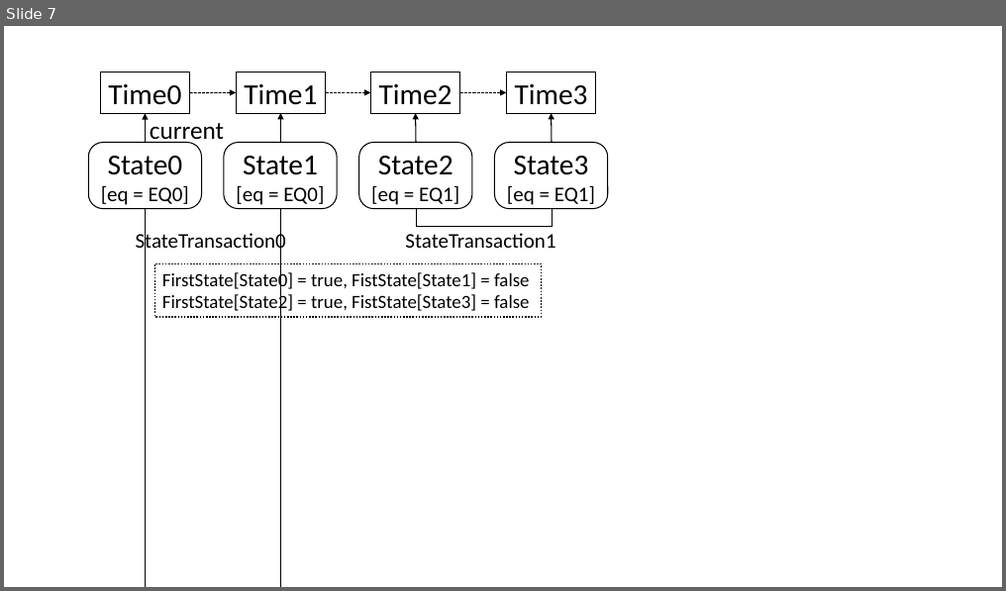
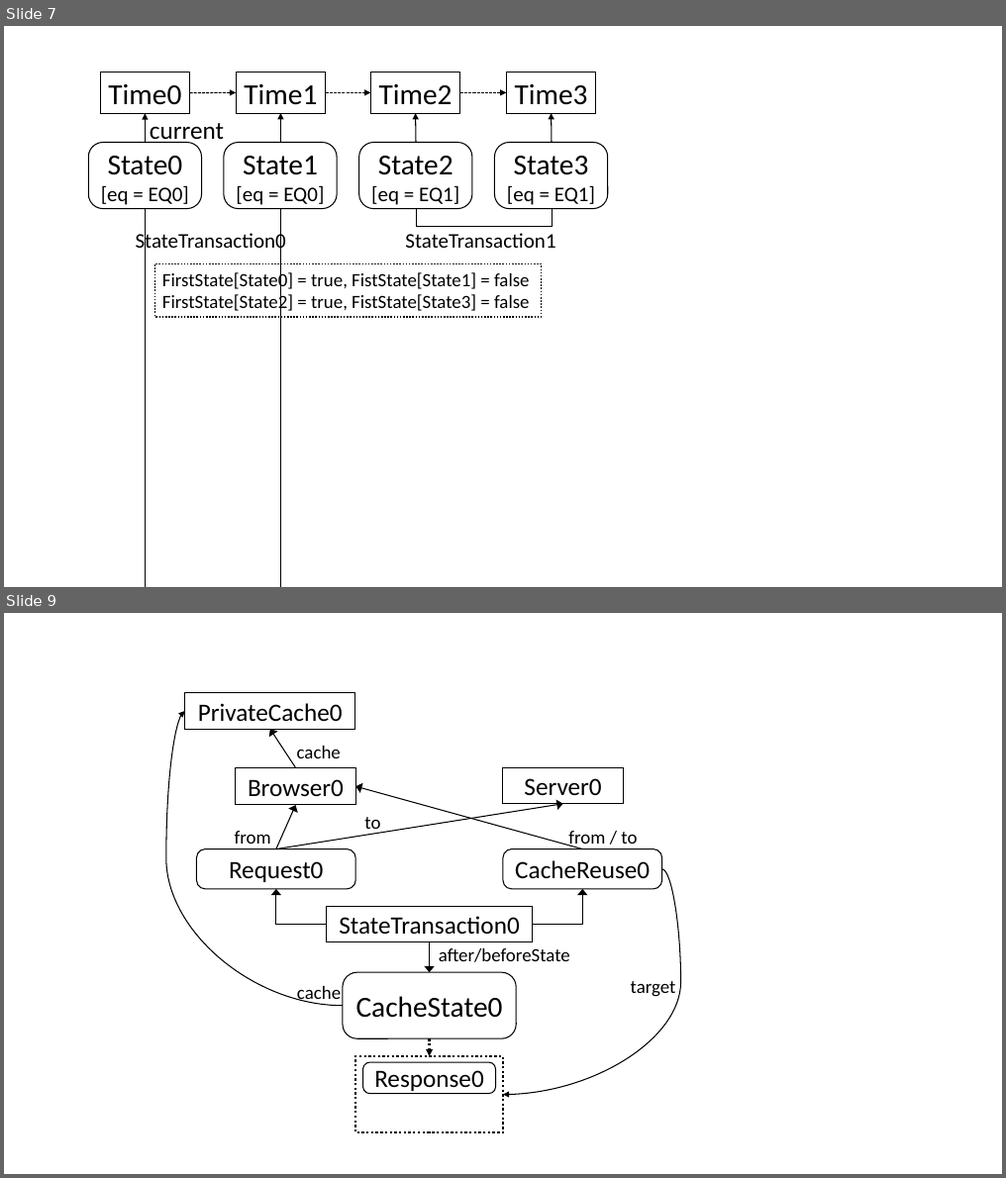
Before and after one commit to simahell/Master-Thesis, a slide deck: fig/fig.pptx. Shown one above the other, each under a label of ours: slide 7 before the commit, slides 7 and 9 after it; the slides between them are not shown. The pictures are 1006x591 and 1006x1178 pixels, drawn with LibreOffice and Linux fonts; fonts in the diff are those of the drawing. Boxes give left, top, right and bottom in pixels: in the first picture for what was removed or moved away, otherwise in the second. Text is boxed around its words. In the diff, an @@ line names an element or a change of style, - is before the commit and + after.

```diff
--- a/fig/fig.pptx
+++ b/fig/fig.pptx
@@ slide 9 added at [4, 613, 1002, 1174], background #FFFFFF @@
@@ rectangle added at [164, 693, 684, 1134], fill #FFFFFF, outline #FFFFFF 1 pt @@
@@ rectangle added at [185, 693, 355, 729], outline #000000 1 pt, 24 pt, text #000000 @@
+PrivateCache0
@@ curved arrow added from (343, 1006) to (185, 711), #000000 1 pt @@
@@ arrow added from (296, 768) to (269, 729), #000000 1 pt @@
@@ text added at [297, 746, 341, 759], 18 pt, text #000000 @@
+cache
@@ rectangle added at [236, 768, 355, 805], outline #000000 1 pt, 24 pt, text #000000 @@
+Browser0
@@ arrow added from (583, 850) to (355, 786), #000000 1 pt @@
@@ rectangle added at [503, 768, 623, 804], outline #000000 1 pt, 24 pt, text #000000 @@
+Server0
@@ arrow added from (276, 850) to (563, 804), #000000 1 pt @@
@@ arrow added from (276, 850) to (296, 805), #000000 1 pt @@
@@ text added at [364, 817, 380, 835], 18 pt, text #000000 @@
+to
@@ rounded rectangle added at [196, 850, 355, 889], outline #000000 1 pt, 24 pt, text #000000 @@
+Request0
@@ text added at [235, 831, 271, 844], 18 pt, text #000000 @@
+from
@@ rounded rectangle added at [503, 850, 662, 889], outline #000000 1 pt, 24 pt, text #000000 @@
+CacheReuse0
@@ text added at [568, 831, 637, 849], 18 pt, text #000000 @@
+from / to
@@ curved arrow added from (662, 869) to (503, 1095), #000000 1 pt @@
@@ elbow arrow added from (327, 925) to (276, 889), #000000 1 pt @@
@@ rectangle added at [327, 906, 533, 943], outline #000000 1 pt, 24 pt, text #000000 @@
+StateTransaction0
@@ elbow arrow added from (533, 925) to (583, 889), #000000 1 pt @@
@@ arrow added from (430, 943) to (430, 972), #000000 1 pt @@
@@ text added at [439, 949, 570, 962], 18 pt, text #000000 @@
+after/beforeState
@@ text added at [297, 986, 341, 1004], 18 pt, text #000000 @@
+cache
@@ rounded rectangle added at [343, 972, 516, 1039], outline #000000 1 pt, 28 pt, text #000000 @@
+CacheState0
@@ text added at [631, 981, 676, 997], 18 pt, text #000000 @@
+target
@@ rectangle added at [355, 1057, 503, 1134], outline #000000 2.25 pt dashed @@
@@ arrow added from (430, 1039) to (430, 1057), #000000 2.25 pt dashed @@
@@ rounded rectangle added at [363, 1062, 496, 1094], outline #000000 1 pt, 24 pt, text #000000 @@
+Response0
```
Also in this commit, not shown: 1 other slide added, 6 other files.
